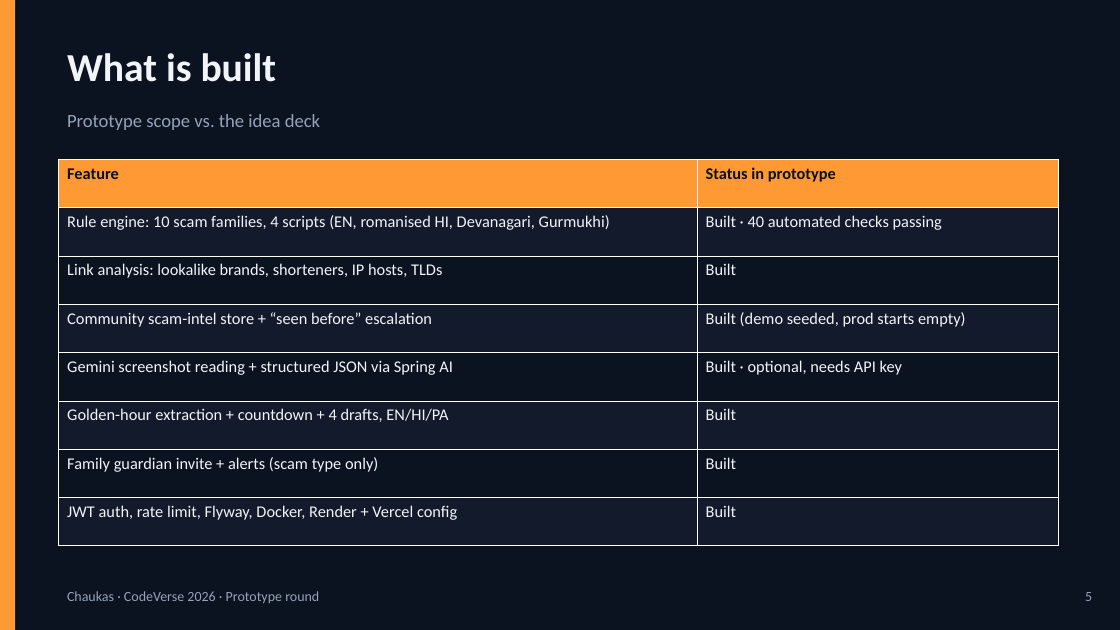
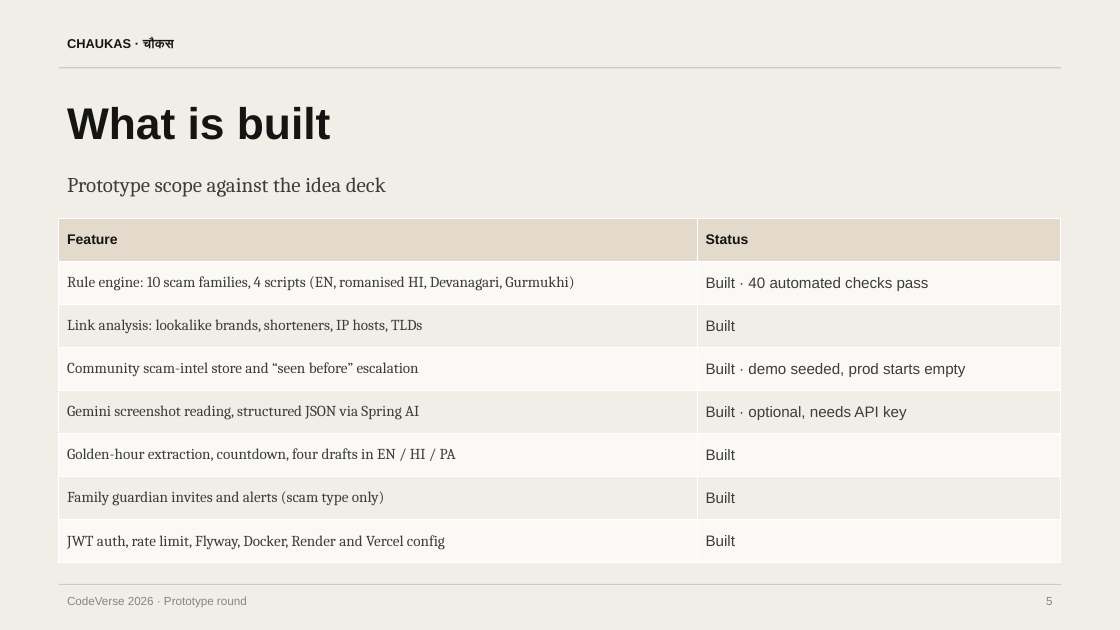
Before and after one commit to Kavaykhurana/chaukas, a slide deck: slide 5 of docs/Chaukas_Prototype_Deck.pptx. Drawn at 1120x630 pixels with LibreOffice and Linux fonts; fonts in the diff are those of the drawing. Boxes give left, top, right and bottom in pixels: in the first picture for what was removed or moved away, otherwise in the second. Text is boxed around its words. In the diff, an @@ line names an element or a change of style, - is before the commit and + after.

```diff
--- a/docs/Chaukas_Prototype_Deck.pptx
+++ b/docs/Chaukas_Prototype_Deck.pptx
@@ rectangle at [0,0,1120,630]: fill #0B1220 to #F0EEE6; shadow off @@
@@ rectangle removed at [0,0,15,630] @@
@@ text added at [67,38,174,48], 11 pt, text #141413, bold @@
+CHAUKAS · चौकस
@@ text "What is built": place and size @@
-text "What is built" at [67,53,277,82]
+text "What is built" at [67,107,330,140]
@@ text "What is built" at [67,107,330,140]: size 34 to 38 pt, font Calibri to Arial, text colour #F1F5F9 to #141413; line spacing 1 to 1.05; more space between paragraphs @@
@@ rectangle added at [59,67,1061,68], fill #CCCBC8 @@
@@ text at [67,177,386,197]: text changed; size 16 to 18 pt; font Calibri to Cambria; text colour #94A3B8 to #3D3D3A @@
-Prototype scope vs. the idea deck
+Prototype scope against the idea deck
@@ table at [59,218,1061,563] @@
-row 1, column 2: Status in prototype
+row 1, column 2: Status
-row 2, column 2: Built · 40 automated checks passing
+row 2, column 2: Built · 40 automated checks pass
-row 4, column 1: Community scam-intel store + “seen before” escalation
+row 4, column 1: Community scam-intel store and “seen before” escalation
-row 4, column 2: Built (demo seeded, prod starts empty)
+row 4, column 2: Built · demo seeded, prod starts empty
-row 5, column 1: Gemini screenshot reading + structured JSON via Spring AI
+row 5, column 1: Gemini screenshot reading, structured JSON via Spring AI
-row 6, column 1: Golden-hour extraction + countdown + 4 drafts, EN/HI/PA
+row 6, column 1: Golden-hour extraction, countdown, four drafts in EN / HI / PA
-row 7, column 1: Family guardian invite + alerts (scam type only)
+row 7, column 1: Family guardian invites and alerts (scam type only)
-row 8, column 1: JWT auth, rate limit, Flyway, Docker, Render + Vercel config
+row 8, column 1: JWT auth, rate limit, Flyway, Docker, Render and Vercel config
@@ fill #FF9933 to #E3DACC in row 1 @@
@@ fill #121A2B to #FAF9F5 in 8 cells @@
@@ fill #0B1220 to #F0EEE6 in 6 cells @@
@@ size 14 to 12 pt, text colour #0B1220 to #141413 in "Feature" @@
@@ font Calibri to Arial in "Feature", "Built", "Built · optional, needs API key", "Built" and 2 more places @@
@@ size 14 to 13 pt, text colour #F1F5F9 to #3D3D3A in "Rule engine: 10 scam families, 4 scripts ...", "Link analysis: lookalike brands, shorteners, IP hosts, ...", "Built", "Built · optional, needs API key" and 3 more places @@
@@ font Calibri to Cambria in "Rule engine: 10 scam families, 4 scripts ...", "Link analysis: lookalike brands, shorteners, IP hosts, ..." @@
@@ table: place and size @@
-table at [59,160,1059,546]
+table at [59,218,1061,563]
@@ rectangle added at [59,584,1061,585], fill #CCCBC8 @@
@@ text at [67,596,247,607]: text changed; size 12 to 10 pt; font Calibri to Arial; text colour #94A3B8 to #87867F @@
-Chaukas · CodeVerse 2026 · Prototype round
+CodeVerse 2026 · Prototype round
@@ text "5": place and size @@
-text "5" at [1085,592,1092,601]
+text "5" at [1046,597,1052,605]
@@ text "5" at [1046,597,1052,605]: size 12 to 10 pt, font Calibri to Arial, text colour #94A3B8 to #87867F; line spacing 1 to 1.15; more space between paragraphs @@
```
Also in this commit, not shown: 8 other slides changed, 1 other file.
